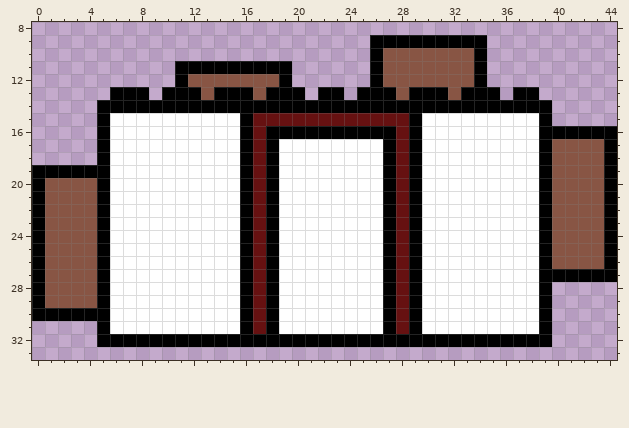
Pixel-art sprite -- core_project/core-android/assets/game/01.png. The picture above is the old version.
The file is 100x100 pixels. Colours within 5 levels of each other are drawn and written as one. Shown: x 0..44, y 8..33. The old version is drawn lined up with the new one, on the new canvas.
And afterwards:
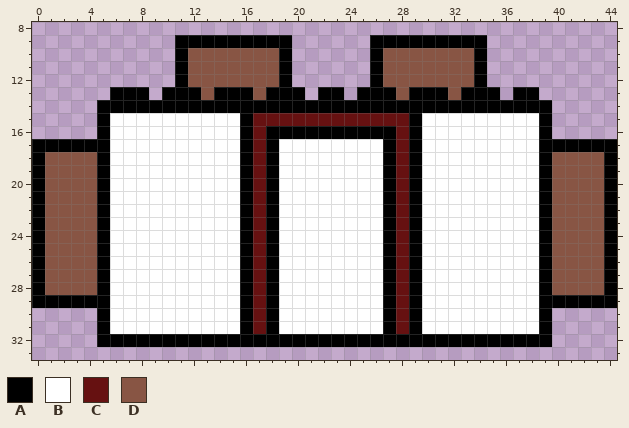
Palette (. is transparent): A #000000  B #ffffff  C #661111  D #885544
The edit:
canvas 100x100 -> 45x45, the old top-left corner now at -3,-37 (the part of the old canvas that was cut away was empty and is not shown)
The edit adds colour A in row 9 at x 11 to 19; in row 10 at x 11 and 19; in row 17 at x 0 to 4; in row 18 at x 0; in row 28 at x 44; in row 29 at x 40 to 44.
Colour D gives way to colour A in row 17 at x 40 to 43; in row 29 at x 1 to 4.
The edit adds colour D in row 10 at x 12 to 18; in row 18 at x 1 to 4; in row 28 at x 40 to 43.
Colour A gives way to colour D in row 11 at x 12 to 18; in row 19 at x 1 to 4; in row 27 at x 40 to 43.
Colour A is gone in row 16 at x 40 to 44; in row 30 at x 0 to 4.
Changed places in both pictures, as pixel boxes (x1, y1, x2, y2):
changed: (175, 35, 292, 74)
changed: (552, 126, 617, 152)
changed: (32, 139, 97, 178)
changed: (552, 269, 617, 308)
changed: (32, 295, 97, 321)
